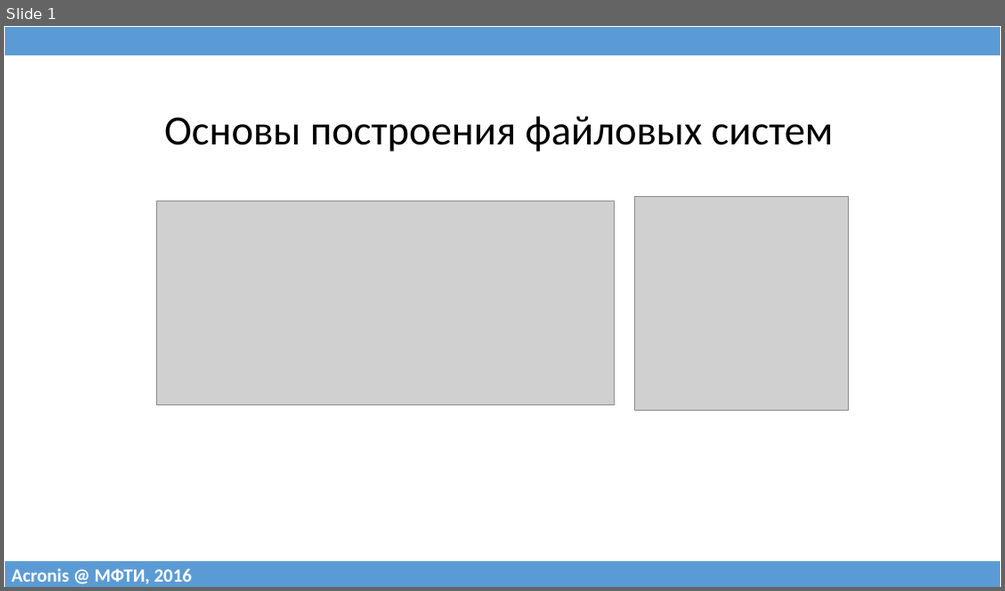
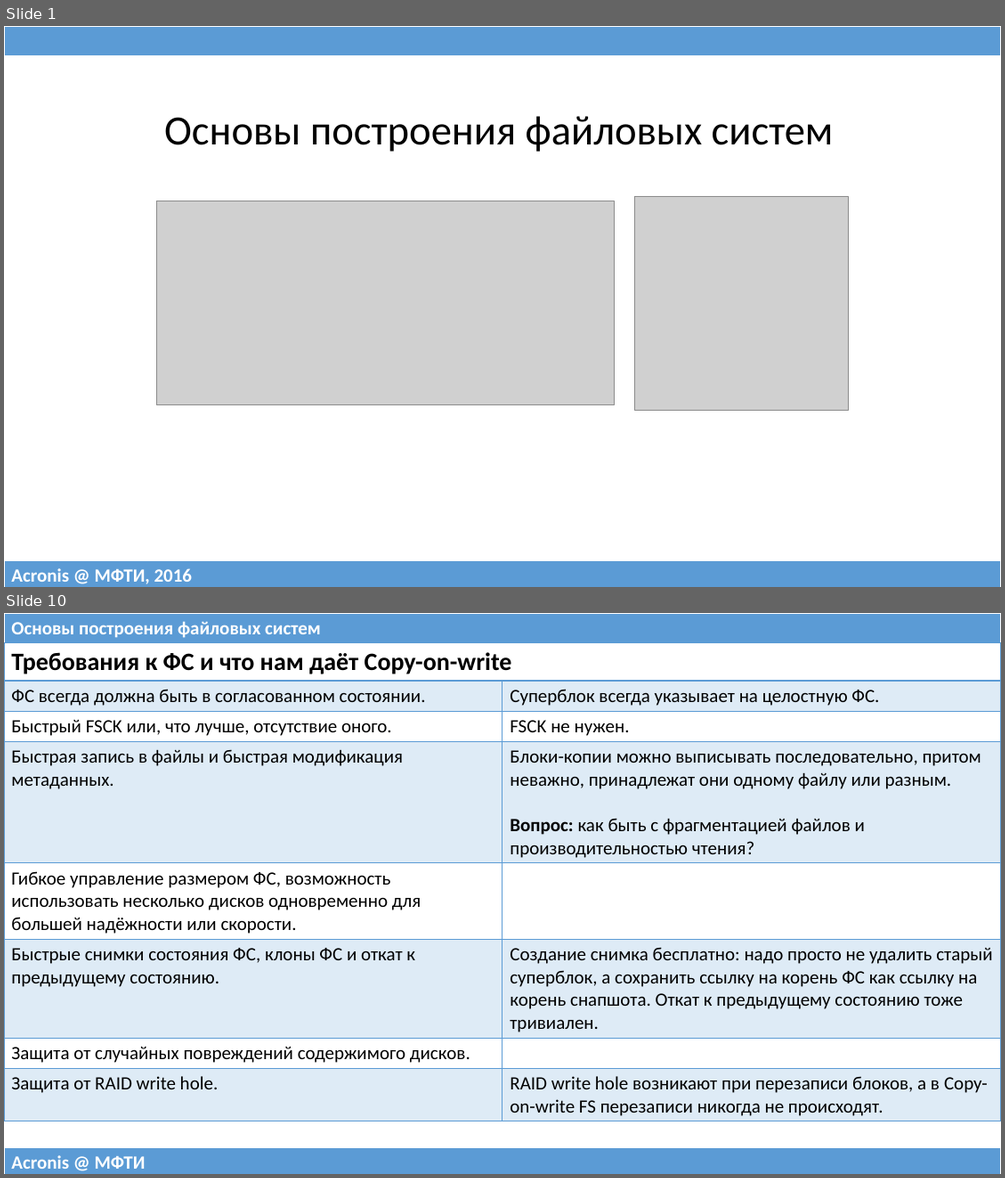
Before and after one commit to 75cc8545e7b021ed280ed0ef99fc7fc4/filesystems-101, a slide deck: talks/src/class09.pptx. Shown one above the other, each under a label of ours: slide 1 before the commit, slides 1 and 10 after it; the slides between them are not shown. The pictures are 1005x591 and 1005x1178 pixels, drawn with LibreOffice and Linux fonts; fonts in the diff are those of the drawing; grey boxes stand for pictures. Boxes give left, top, right and bottom in pixels: in the first picture for what was removed or moved away, otherwise in the second. Text is boxed around its words. In the diff, an @@ line names an element or a change of style, - is before the commit and + after.

Commit message:
Added class09 (copy-on-write file systems).

```diff
--- a/talks/src/class09.pptx
+++ b/talks/src/class09.pptx
@@ slide 10 added at (x1=4, y1=613, x2=1001, y2=1174), background #FFFFFF @@
@@ table added at (x1=4, y1=613, x2=1001, y2=643), 1 rows, 1 columns @@
+Основы построения файловых систем
@@ table added at (x1=4, y1=643, x2=1001, y2=1119), 8 rows, 2 columns @@
+Требования к ФС и что нам даёт Copy-on-write | 
+ФС всегда должна быть в согласованном состоянии. | Суперблок всегда указывает на целостную ФС.
+Быстрый FSCK или, что лучше, отсутствие оного. | FSCK не нужен.
+Быстрая запись в файлы и быстрая модификация метаданных. | Блоки-копии можно выписывать последовательно, притом неважно, принадлежат они одному файлу или разным. Вопрос: как быть с фрагментацией файлов и производительностью чтения?
+Гибкое управление размером ФС, возможность использовать несколько дисков одновременно для большей надёжности или скорости. | 
+Быстрые снимки состояния ФС, клоны ФС и откат к предыдущему состоянию. | Создание снимка бесплатно: надо просто не удалить старый суперблок, а сохранить ссылку на корень ФС как ссылку на корень снапшота. Откат к предыдущему состоянию тоже тривиален.
+Защита от случайных повреждений содержимого дисков. | 
+Защита от RAID write hole. | RAID write hole возникают при перезаписи блоков, а в Copy-on-write FS перезаписи никогда не происходят.
@@ table added at (x1=4, y1=1147, x2=1001, y2=1174), 1 rows, 1 columns @@
+Acronis @ МФТИ
```
Also in this commit, not shown: 5 slides changed, 13 other slides added, 18 slides removed, 1 other file.
